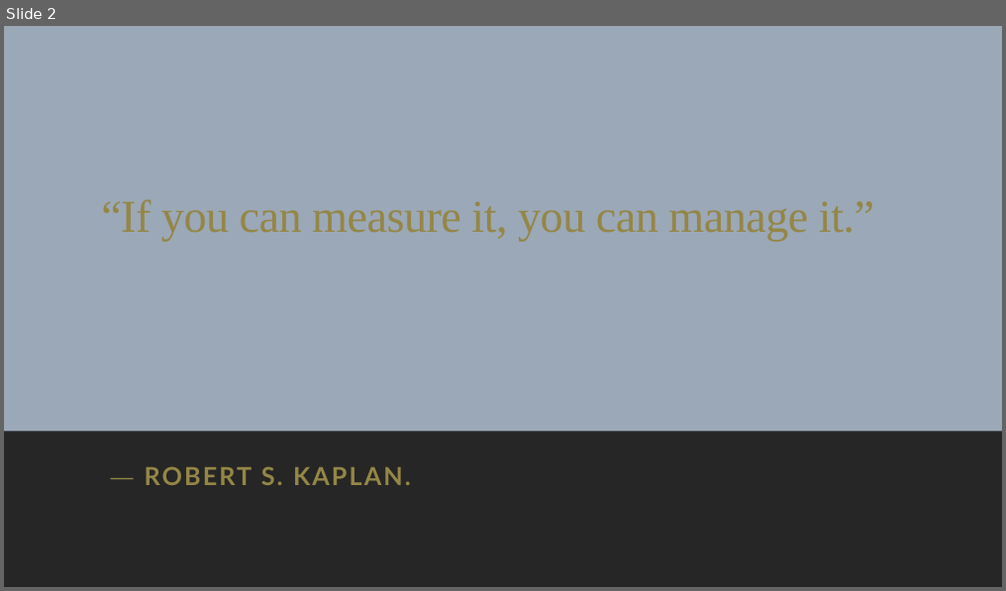
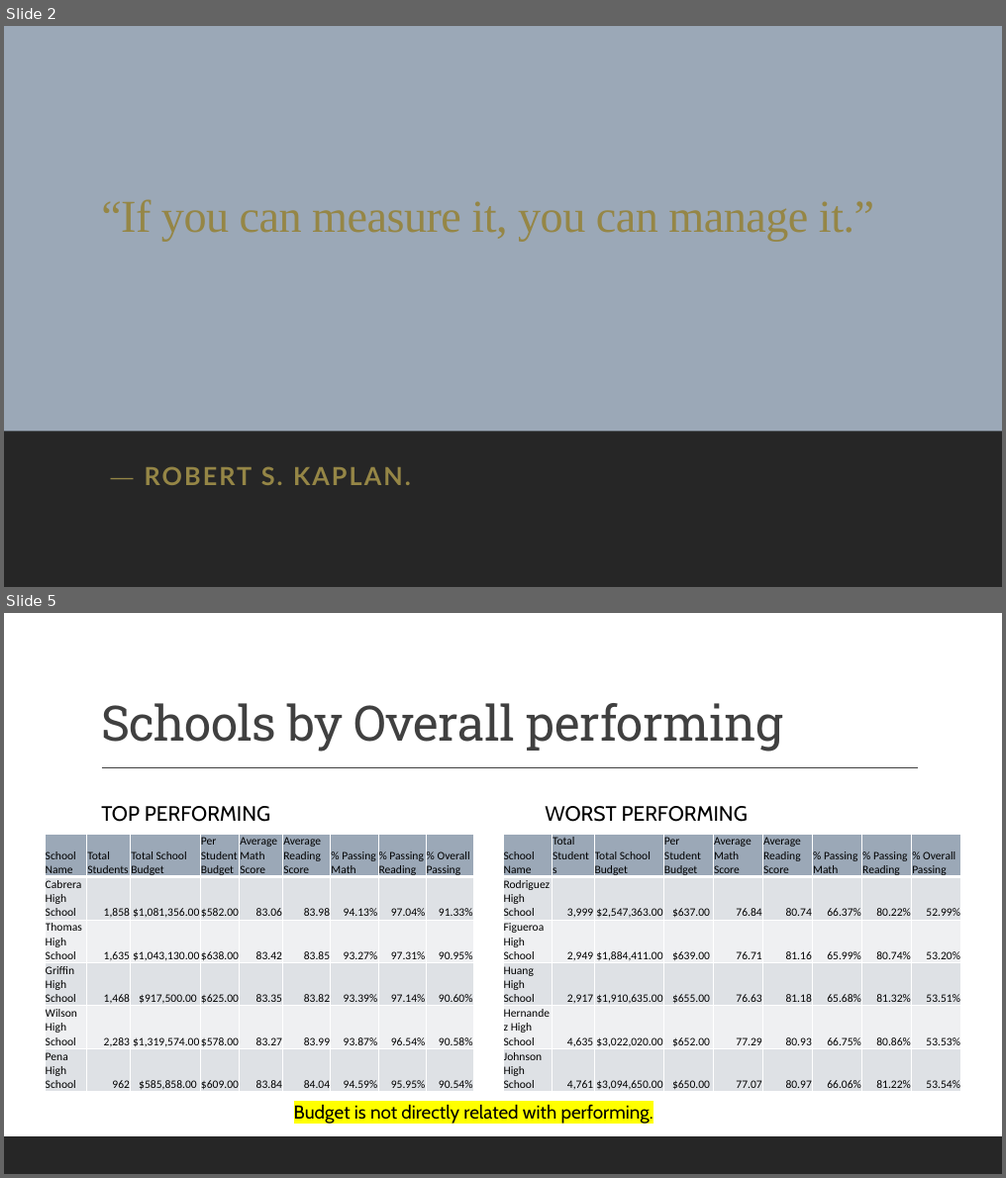
Before and after one commit to LF-Ruiz/Pandas_Homework, a slide deck: PyCitySchools/School_District_Report.pptx. Shown one above the other, each under a label of ours: slide 2 before the commit, slides 2 and 5 after it; the slides between them are not shown. The pictures are 1006x591 and 1006x1178 pixels, drawn with LibreOffice and Linux fonts; fonts in the diff are those of the drawing. Boxes give left, top, right and bottom in pixels: in the first picture for what was removed or moved away, otherwise in the second. Text is boxed around its words. In the diff, an @@ line names an element or a change of style, - is before the commit and + after.

```diff
--- a/PyCitySchools/School_District_Report.pptx
+++ b/PyCitySchools/School_District_Report.pptx
@@ slide 5 added at (4, 613, 1002, 1174), background #FFFFFF; not listed: 1 template element that a slide beside it also shows @@
@@ title added at (101, 703, 784, 752), 47 pt, text #404040 @@
+Schools by Overall performing
@@ line added from (102, 768) to (918, 768), #404040 1 pt @@
@@ text added at (101, 806, 270, 822), 20 pt, text #000000 @@
+TOP PERFORMING
@@ text added at (545, 806, 747, 822), 20 pt, text #000000 @@
+WORST PERFORMING
@@ table added at (45, 834, 473, 1094), 6 rows, 9 columns @@
+School Name | Total Students | Total School Budget | Per Student Budget | Average Math Score | Average Reading Score | % Passing Math | % Passing Reading | % Overall Passing
+Cabrera High School | 1,858 | $1,081,356.00 | $582.00 | 83.06 | 83.98 | 94.13% | 97.04% | 91.33%
+Thomas High School | 1,635 | $1,043,130.00 | $638.00 | 83.42 | 83.85 | 93.27% | 97.31% | 90.95%
+Griffin High School | 1,468 | $917,500.00 | $625.00 | 83.35 | 83.82 | 93.39% | 97.14% | 90.60%
+Wilson High School | 2,283 | $1,319,574.00 | $578.00 | 83.27 | 83.99 | 93.87% | 96.54% | 90.58%
+Pena High School | 962 | $585,858.00 | $609.00 | 83.84 | 84.04 | 94.59% | 95.95% | 90.54%
@@ table added at (503, 834, 960, 1094), 6 rows, 9 columns @@
+School Name | Total Students | Total School Budget | Per Student Budget | Average Math Score | Average Reading Score | % Passing Math | % Passing Reading | % Overall Passing
+Rodriguez High School | 3,999 | $2,547,363.00 | $637.00 | 76.84 | 80.74 | 66.37% | 80.22% | 52.99%
+Figueroa High School | 2,949 | $1,884,411.00 | $639.00 | 76.71 | 81.16 | 65.99% | 80.74% | 53.20%
+Huang High School | 2,917 | $1,910,635.00 | $655.00 | 76.63 | 81.18 | 65.68% | 81.32% | 53.51%
+Hernandez High School | 4,635 | $3,022,020.00 | $652.00 | 77.29 | 80.93 | 66.75% | 80.86% | 53.53%
+Johnson High School | 4,761 | $3,094,650.00 | $650.00 | 77.07 | 80.97 | 66.06% | 81.22% | 53.54%
@@ text added at (294, 1104, 653, 1124), 18 pt, text #000000 @@
+Budget is not directly related with performing.
```
Also in this commit, not shown: 1 slide changed, 1 other slide added, 3 slides removed, 3 other files.
